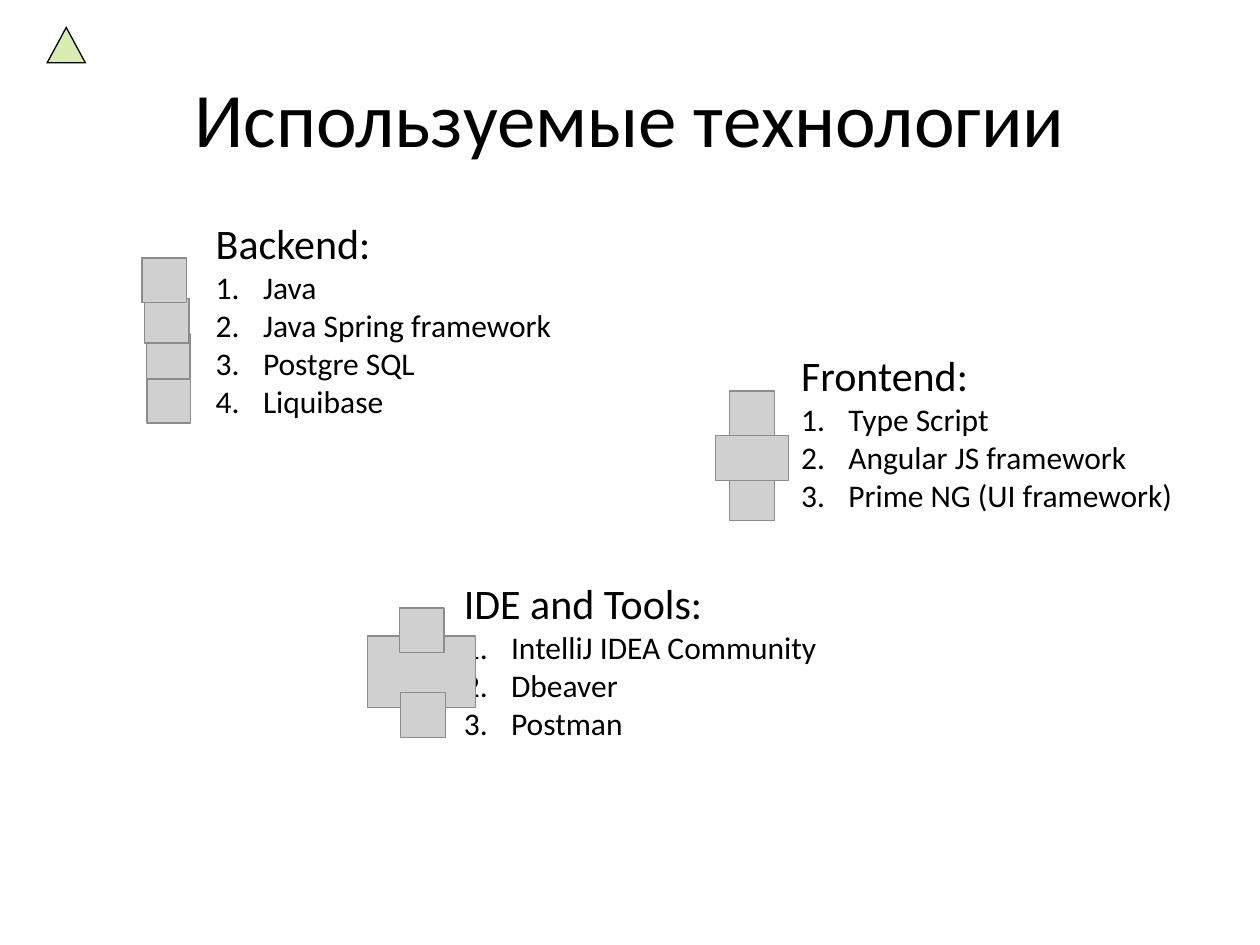
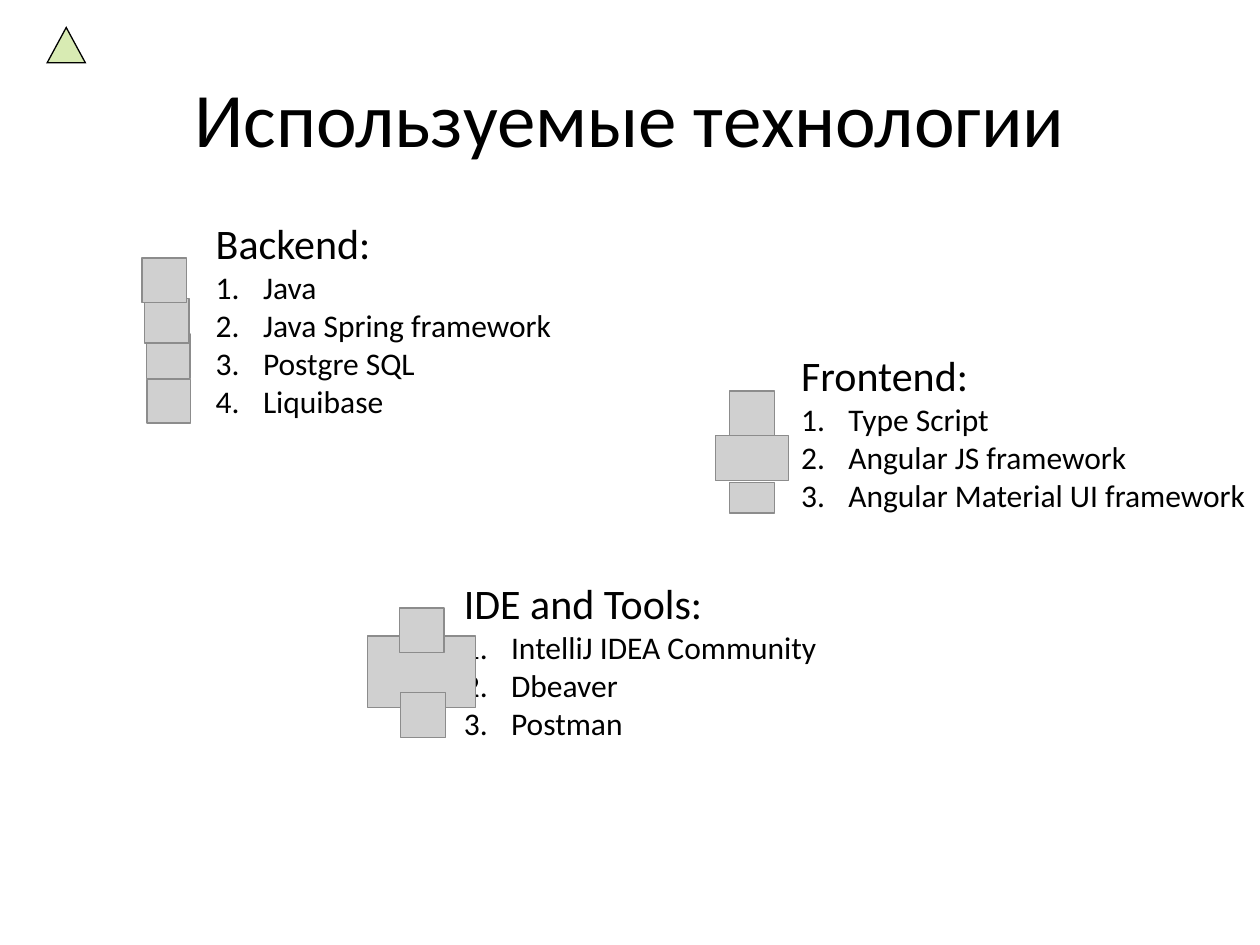
Before and after one commit to pavel-golovchan/2021-05-otus-spring, a slide deck: slide 5 of project-photo-blog/notes/prezentation.pptx. Drawn at 1260x945 pixels with LibreOffice and Linux fonts; fonts in the diff are those of the drawing; grey boxes stand for pictures. Boxes give left, top, right and bottom in pixels: in the first picture for what was removed or moved away, otherwise in the second. Text is boxed around its words. In the diff, an @@ line names an element or a change of style, - is before the commit and + after.

```diff
--- a/project-photo-blog/notes/prezentation.pptx
+++ b/project-photo-blog/notes/prezentation.pptx
@@ picture: place and size @@
-picture at bbox=[730, 475, 775, 520]
+picture at bbox=[730, 483, 775, 513]
@@ text at bbox=[848, 485, 1245, 513]: text changed @@
-3. Prime NG (UI framework)
+3. Angular Material UI framework
```
Also in this commit, not shown: 2 other files.
